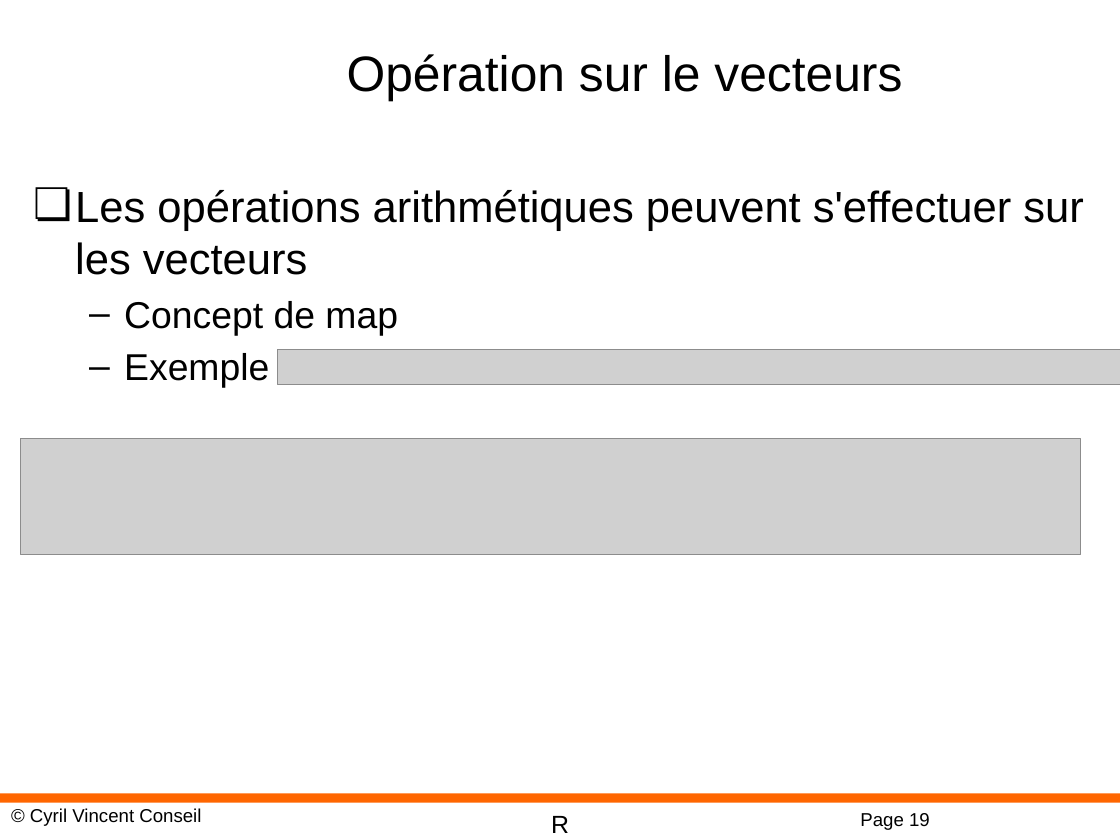
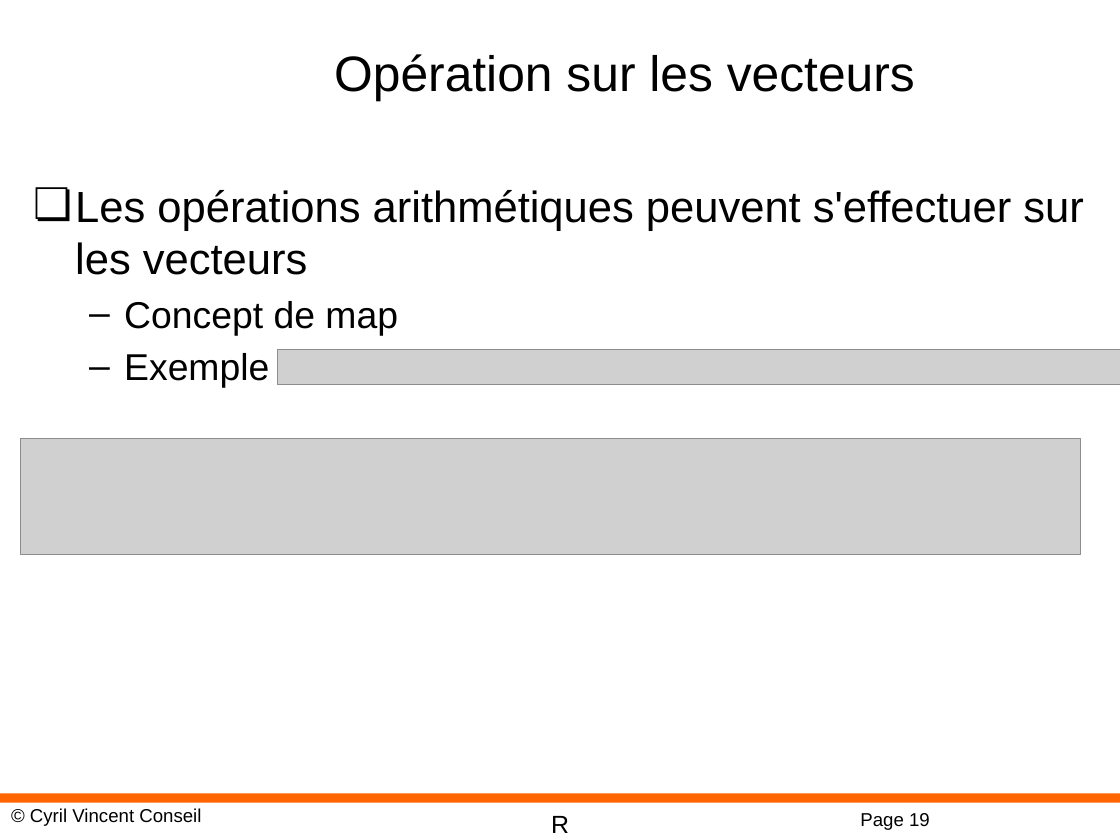
Before and after one commit to cyrilvincent/R, a slide deck: slide 19 of ppt/R-05-Vectors.pptx. Drawn at 1120x840 pixels with LibreOffice and Linux fonts; fonts in the diff are those of the drawing; grey boxes stand for pictures; background and template pictures are left out. Boxes give left, top, right and bottom in pixels: in the first picture for what was removed or moved away, otherwise in the second. Text is boxed around its words. In the diff, an @@ line names an element or a change of style, - is before the commit and + after.

```diff
--- a/ppt/R-05-Vectors.pptx
+++ b/ppt/R-05-Vectors.pptx
@@ title at [334,54,915,101]: text changed @@
-Opération sur le vecteurs
+Opération sur les vecteurs
```
Also in this commit, not shown: 3 other slides changed, 3 other files.
